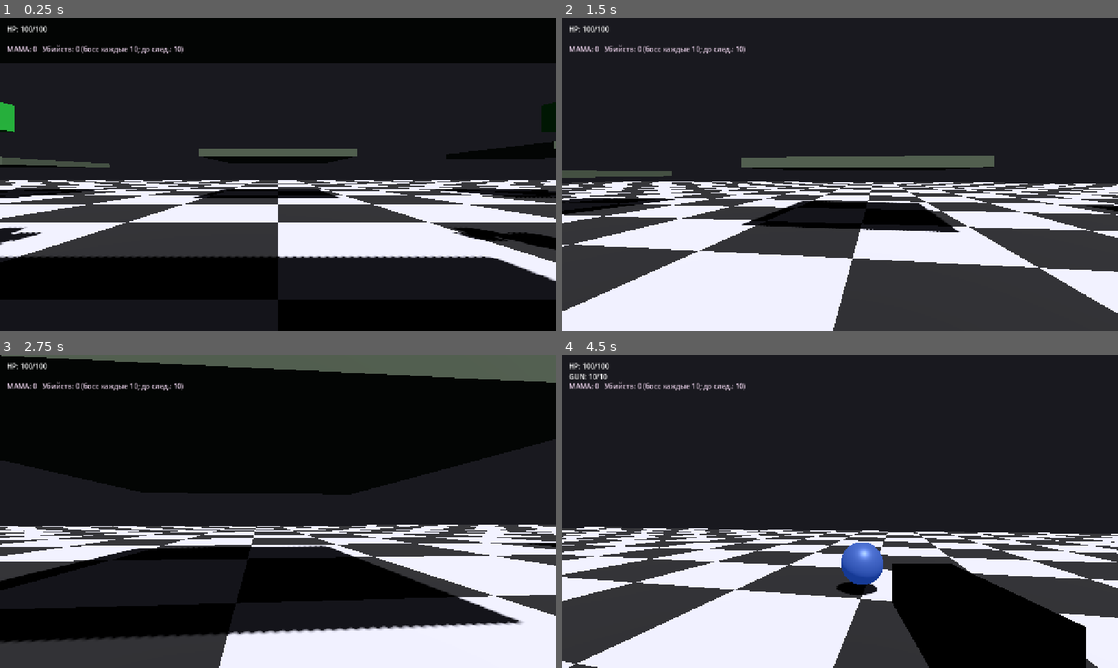
Above: before the commit, frames 1-4 (two rows, left to right).
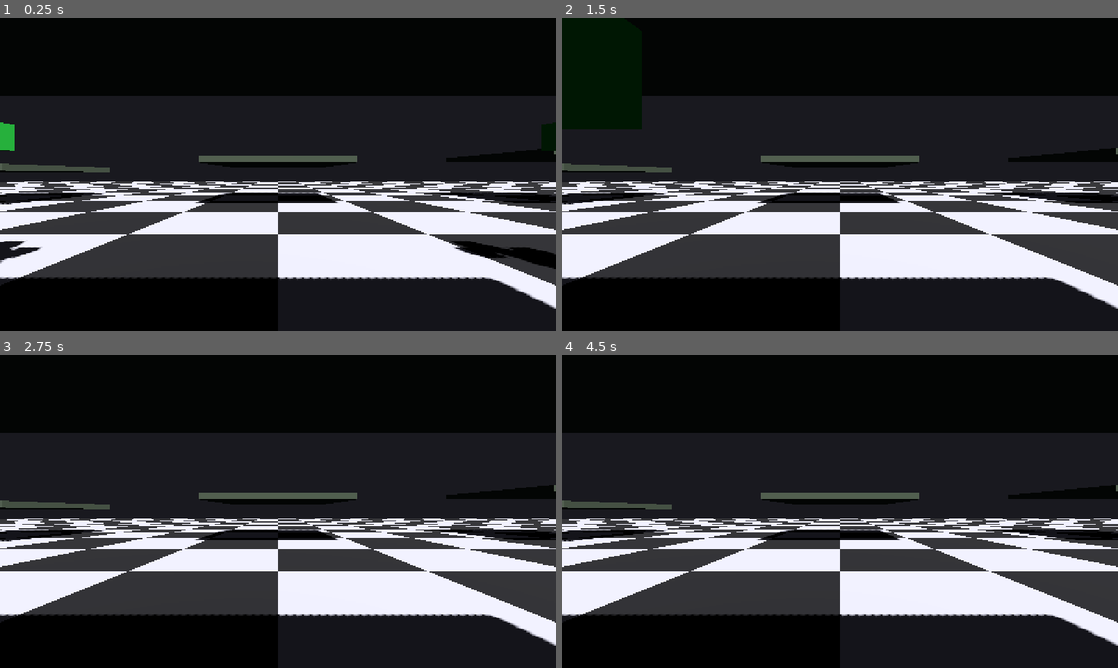
Above: after the commit, the same moments.

Repository: radomirsky/190K-G.O.P
Game: Godot game, scene res://main.tscn
The game is run twice, just before and just after one commit, with the same random seed, the same clock (stepped at 60 frames per second) and the same inputs.
Inputs (mouse positions are in pixels of both pictures, inside the frame that each line leads up to):
- Up to frame 1 (0.25 s): no input
- Up to frame 2 (1.5 s): tap Enter at 0.5 s; move the mouse to (867, 174) at 0.52 s; hold W from 0.53 s (still down); tap E at 0.6, 1.35 s; click (867, 174) at 0.67 s; tap Space at 0.77 s; move the mouse to (812, 174) at 1.27 s
- Up to frame 3 (2.75 s): keep holding W; tap Space at 1.52 s; move the mouse to (289, 505) at 2.02 s; hold Shift from 2.03 s (still down); tap E at 2.3 s
- Up to frame 4 (4.5 s): keep holding W; move the mouse to (834, 517) at 2.77 s; release Shift at 2.78 s; tap 1 at 2.85 s; click (834, 517) at 2.92 s; tap Space at 3.02, 3.77 s; tap E at 3.05, 3.8 s; move the mouse to (878, 514) at 3.52 s; tap 2 at 3.6 s; tap Escape (ui_cancel) at 4.15 s; move the mouse to (795, 508) at 4.27 s; tap 3 at 4.35 s

The runs differ from the first frame. In frame 1, 44% of the frame differs, in the area x 0-100%, y 2-100%; in frame 2, 63%; in frame 3, 59%; in frame 4, 63%, in the area x 0-100%, y 0-100%.
Error after the commit: Parse Error: Cannot infer the type of "esc" variable because the value doesn't have a set type. (res://player.gd:1431)

Commit message:
Пауза: явная обработка Escape помимо ui_cancel
Made-with: Cursor

Diff:
--- a/pause_menu_overlay.gd
+++ b/pause_menu_overlay.gd
@@ -5,6 +5,9 @@
 
 
 func _unhandled_input(event: InputEvent) -> void:
-	if event.is_action_pressed("ui_cancel"):
+	var esc := event is InputEventKey and event.pressed and not event.echo and (
+		event.keycode == KEY_ESCAPE or event.physical_keycode == KEY_ESCAPE
+	)
+	if event.is_action_pressed("ui_cancel") or esc:
 		continue_requested.emit()
 		get_viewport().set_input_as_handled()
--- a/player.gd
+++ b/player.gd
@@ -1428,7 +1428,10 @@
 
 
 func _unhandled_input(event: InputEvent) -> void:
-	if event.is_action_pressed("ui_cancel"):
+	var esc := event is InputEventKey and event.pressed and not event.echo and (
+		event.keycode == KEY_ESCAPE or event.physical_keycode == KEY_ESCAPE
+	)
+	if event.is_action_pressed("ui_cancel") or esc:
 		if _death_visible:
 			_restart_scene_after_death()
 			get_viewport().set_input_as_handled()
